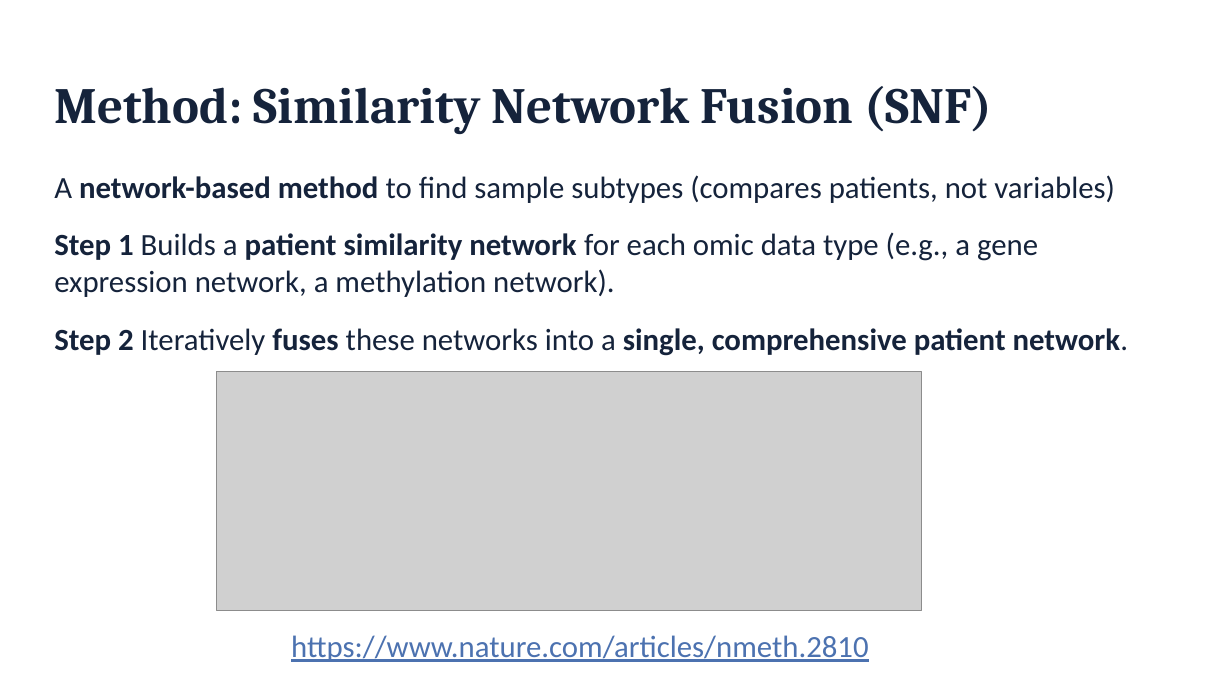
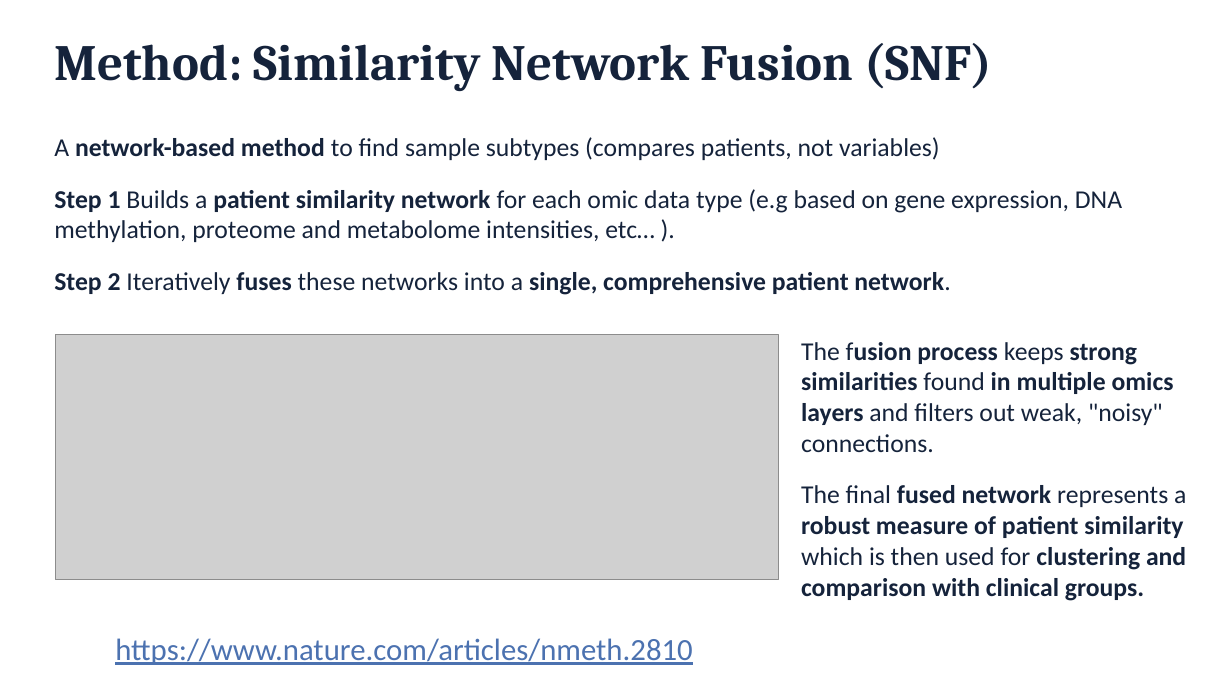
Before and after one commit to biosustain/dsp_multiomics_workshop, a slide deck: slide 24 of slides/01_workshop_introduction.pptx. Drawn at 1232x693 pixels with LibreOffice and Linux fonts; fonts in the diff are those of the drawing; grey boxes stand for pictures. Boxes give left, top, right and bottom in pixels: in the first picture for what was removed or moved away, otherwise in the second. Text is boxed around its words. In the diff, an @@ line names an element or a change of style, - is before the commit and + after.

```diff
--- a/slides/01_workshop_introduction.pptx
+++ b/slides/01_workshop_introduction.pptx
@@ title "Method: Similarity Network Fusion (SNF)": place and size @@
-title "Method: Similarity Network Fusion (SNF)" at [54, 86, 993, 134]
+title "Method: Similarity Network Fusion (SNF)" at [54, 43, 993, 91]
@@ text "A network-based method to find ...": place and size @@
-text "A network-based method to find ..." at [54, 175, 1128, 356]
+text "A network-based method to find ..." at [54, 137, 1122, 295]
@@ text at [54, 137, 950, 295]: size 24 to 20 pt in "A network-based method to find sample subtypes ...", "Step 2 Iteratively fuses these networks into ..." @@
@@ text at [54, 189, 1122, 242]: text changed; size 24 to 20 pt @@
-Step 1 Builds a patient similarity network for each omic data type (e.g., a gene expression network, a methylation network).
+Step 1 Builds a patient similarity network for each omic data type (e.g based on gene expression, DNA methylation, proteome and metabolome intensities, etc… ).
@@ picture: place and size @@
-picture at [216, 372, 921, 610]
+picture at [55, 335, 778, 579]
@@ text added at [801, 342, 1186, 601], 20 pt, text #15233B, bold @@
+The fusion process keeps strong similarities found in multiple omics layers and filters out weak, "noisy" connections.
+The final fused network represents a robust measure of patient similarity which is then used for clustering and comparison with clinical groups.
@@ text "https://www.nature.com/articles/nmeth.2810": place and size @@
-text "https://www.nature.com/articles/nmeth.2810" at [291, 635, 868, 662]
+text "https://www.nature.com/articles/nmeth.2810" at [115, 638, 692, 665]
```
Also in this commit, not shown: 9 other slides changed, 1 slide removed.
